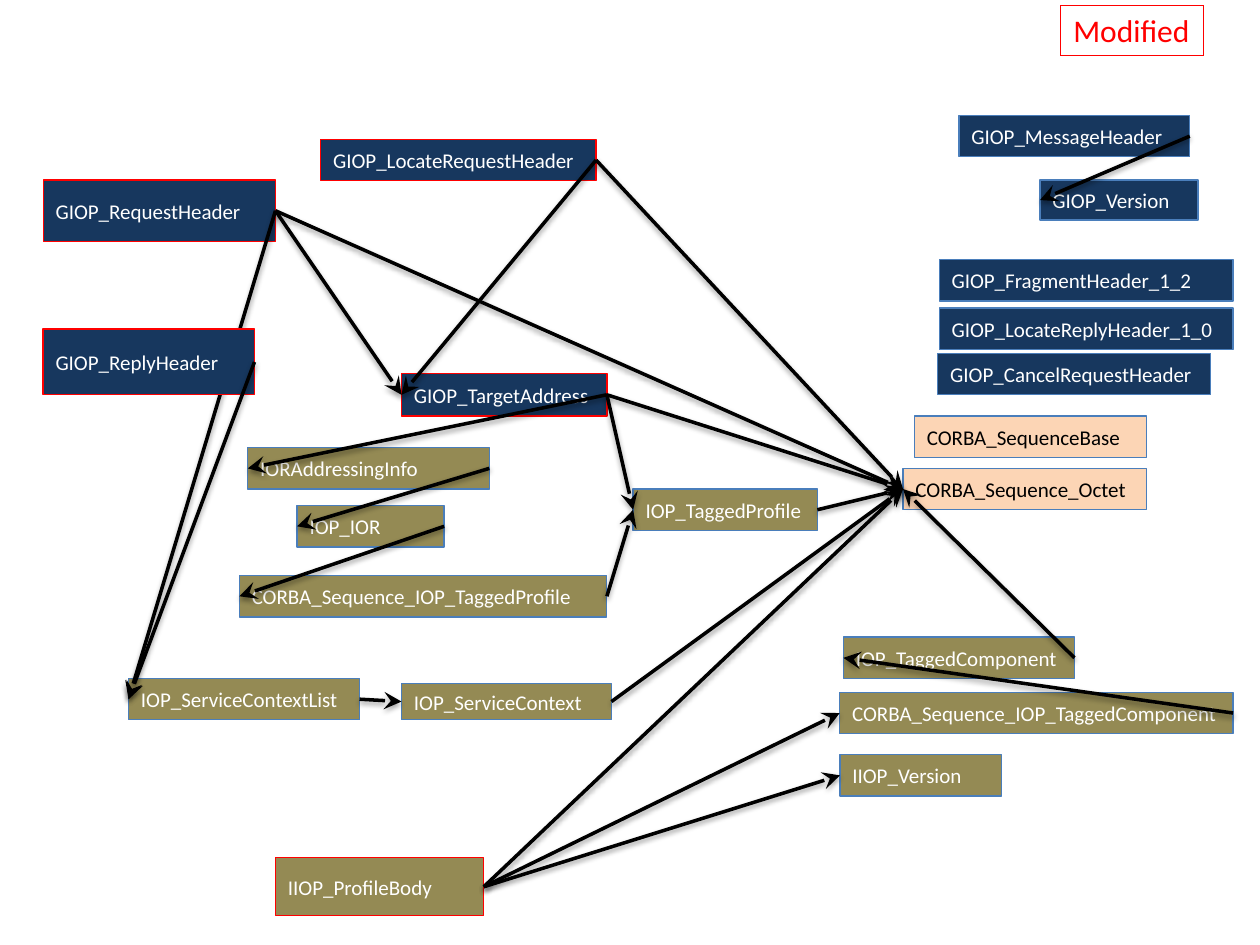
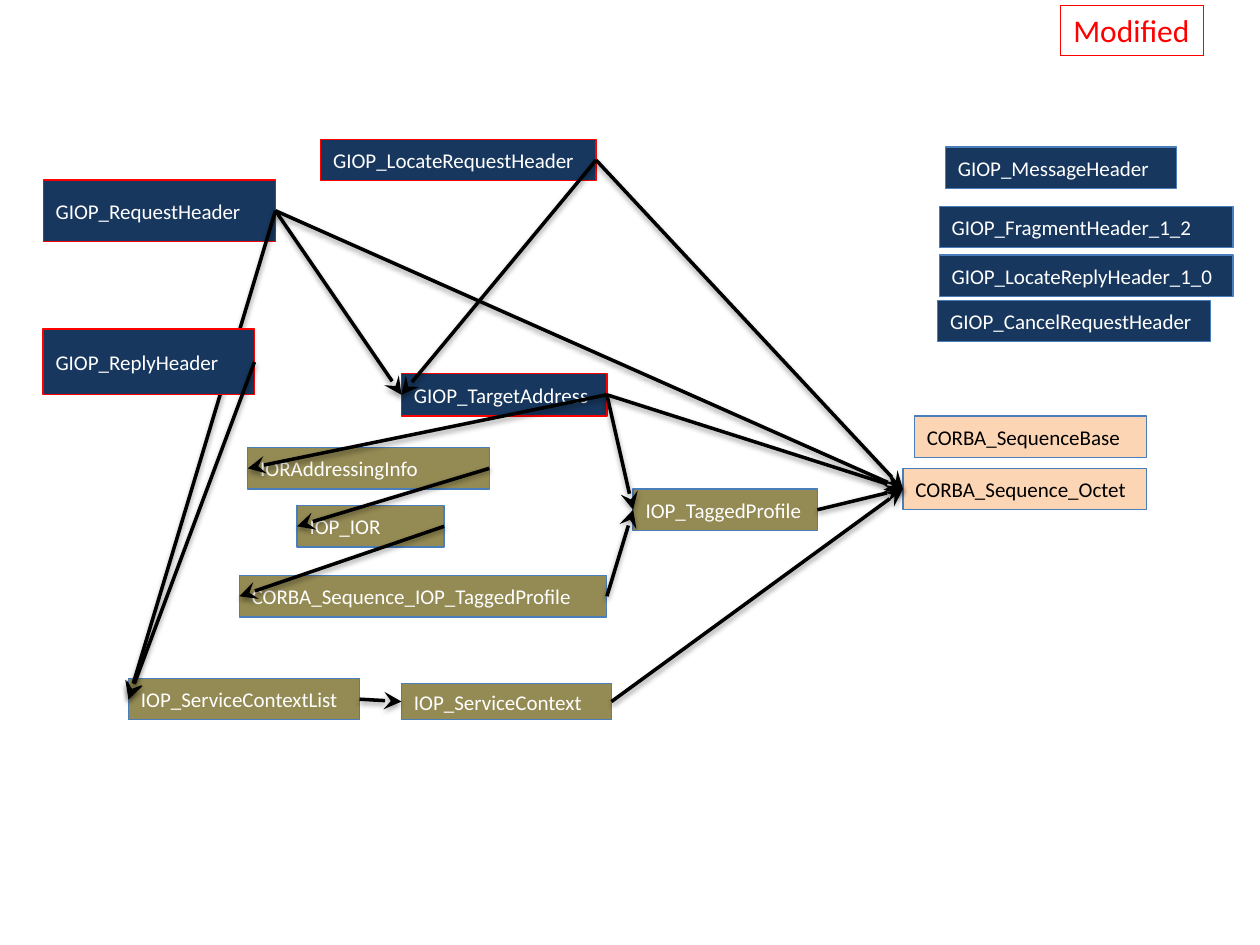
Before and after one commit to haraisao/OpenRTM-aist-C, a slide deck: slide 8 of doc/RtORB-struct-defs2.pptx. Drawn at 1260x945 pixels with LibreOffice and Linux fonts; fonts in the diff are those of the drawing. Boxes give left, top, right and bottom in pixels: in the first picture for what was removed or moved away, otherwise in the second. Text is boxed around its words. In the diff, an @@ line names an element or a change of style, - is before the commit and + after.

```diff
--- a/doc/RtORB-struct-defs2.pptx
+++ b/doc/RtORB-struct-defs2.pptx
@@ rectangle "GIOP_MessageHeader": place and size @@
-rectangle "GIOP_MessageHeader" at bbox=[959, 116, 1189, 158]
+rectangle "GIOP_MessageHeader" at bbox=[945, 147, 1176, 189]
@@ arrow removed from (1189, 136) to (1040, 200) @@
@@ rectangle removed at bbox=[1040, 180, 1197, 220] @@
-GIOP_Version
@@ 3 rectangles: place and size @@
-3 rectangles at bbox=[937, 260, 1232, 394]
+3 rectangles at bbox=[937, 207, 1232, 341]
@@ arrow removed from (484, 887) to (903, 489) @@
@@ arrow removed from (1075, 658) to (903, 489) @@
@@ rectangle removed at bbox=[843, 638, 1074, 679] @@
-IOP_TaggedComponent
@@ arrow removed from (1234, 713) to (843, 658) @@
@@ arrow removed from (484, 887) to (839, 713) @@
@@ rectangle removed at bbox=[839, 692, 1232, 733] @@
-CORBA_Sequence_IOP_TaggedComponent
@@ arrow removed from (484, 887) to (840, 775) @@
@@ rectangle removed at bbox=[840, 755, 1002, 796] @@
-IIOP_Version
@@ rectangle removed at bbox=[276, 858, 484, 916] @@
-IIOP_ProfileBody
```
Also in this commit, not shown: 1 other slide changed, 2 slides added, 18 other files.
